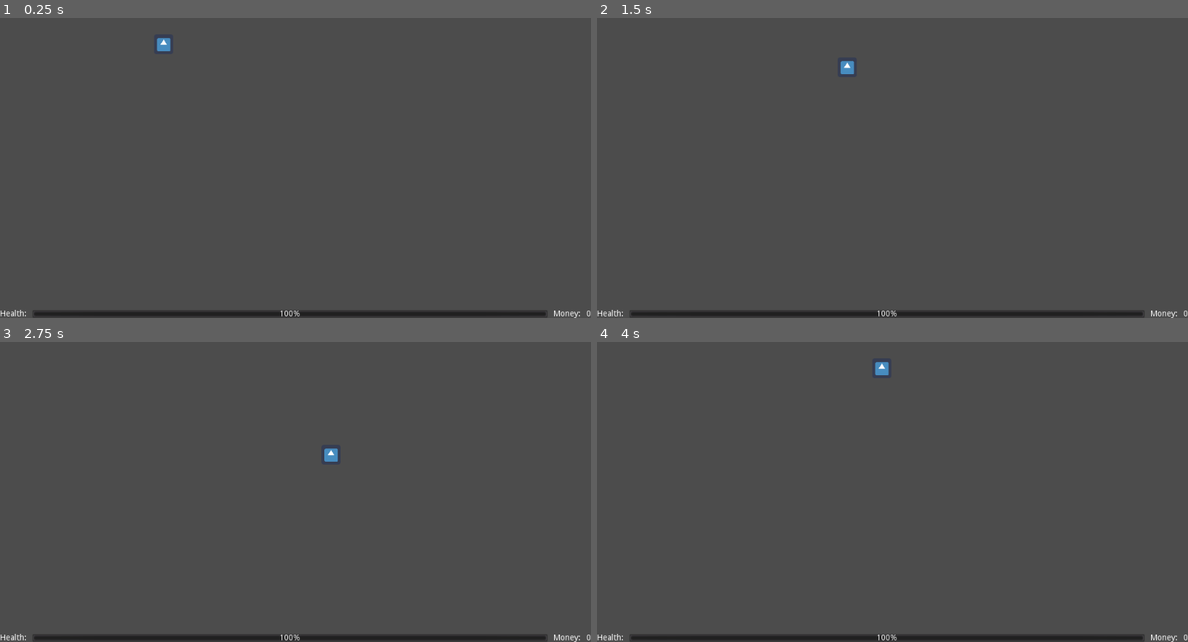
Above: before the commit, frames 1-4 (two rows, left to right).
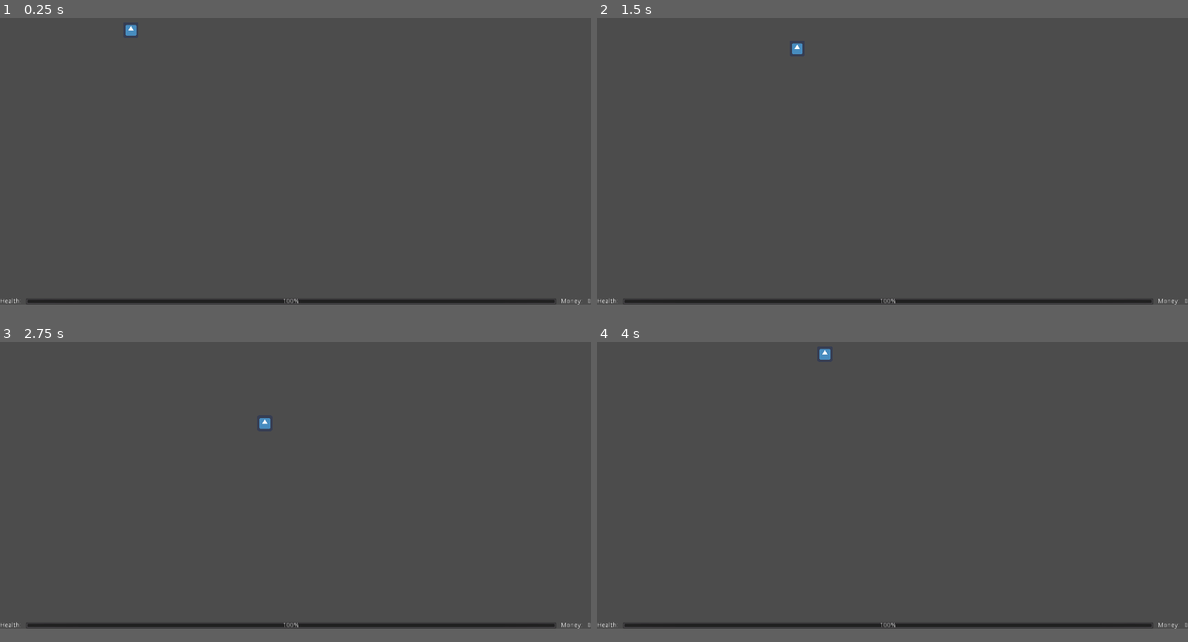
Above: after the commit, the same moments.

Repository: LMBishop/LikKanShootdown
Game: Godot game, scene res://Node2D.tscn
Same seed, same stepped clock (60 frames per second), same inputs: the game is played once before the commit and once after it. The engine's default icon, where the game draws it, is replaced by a stand-in: a white triangle on a blue panel in a dark square.
Inputs:
- Up to frame 1 (0.25 s): no input
- Up to frame 2 (1.5 s): tap Enter at 0.5 s; hold Right (right) 0.53-1.28 s; hold Down (down) from 1.28 s (still down)
- Up to frame 3 (2.75 s): release Down (down) at 2.03 s; hold Right (right) from 2.03 s (still down)
- Up to frame 4 (4 s): release Right (right) at 2.78 s; hold Up (up) 2.78-3.53 s; hold Left (left) from 3.53 s (still down)
In our replay, the window is 800x468 before the commit and 800x450 after it. These sizes can differ from the game's own. Grey fills any space a smaller window leaves; there, only what the larger window draws over its background counts as a difference.

The runs differ from the first frame. In frame 1, 3.1% of the frame differs, in the area x 0-100%, y 2-100%; in frame 2, 3.1%; in frame 3, 3.1%; in frame 4, 3.1%.

Commit message:
Set scene options

Diff:
--- a/Node2D.tscn
+++ b/Node2D.tscn
@@ -36,20 +36,20 @@
 
 [node name="ProgressBar" type="ProgressBar" parent="HBoxContainer"]
 margin_left = 56.0
-margin_right = 949.0
+margin_right = 1205.0
 margin_bottom = 14.0
 size_flags_horizontal = 3
 size_flags_vertical = 3
 value = 100.0
 
 [node name="Label2" type="Label" parent="HBoxContainer"]
-margin_left = 959.0
-margin_right = 1006.0
+margin_left = 1215.0
+margin_right = 1262.0
 margin_bottom = 14.0
 text = "Money:"
 
 [node name="Label3" type="Label" parent="HBoxContainer"]
-margin_left = 1016.0
-margin_right = 1024.0
+margin_left = 1272.0
+margin_right = 1280.0
 margin_bottom = 14.0
 text = "0"
--- a/project.godot
+++ b/project.godot
@@ -13,6 +13,13 @@
 config/name="TowerDefence"
 run/main_scene="res://Node2D.tscn"
 config/icon="res://icon.png"
+
+[display]
+
+window/size/width=1280
+window/size/height=720
+window/stretch/mode="2d"
+window/stretch/aspect="keep"
 
 [gui]
 
